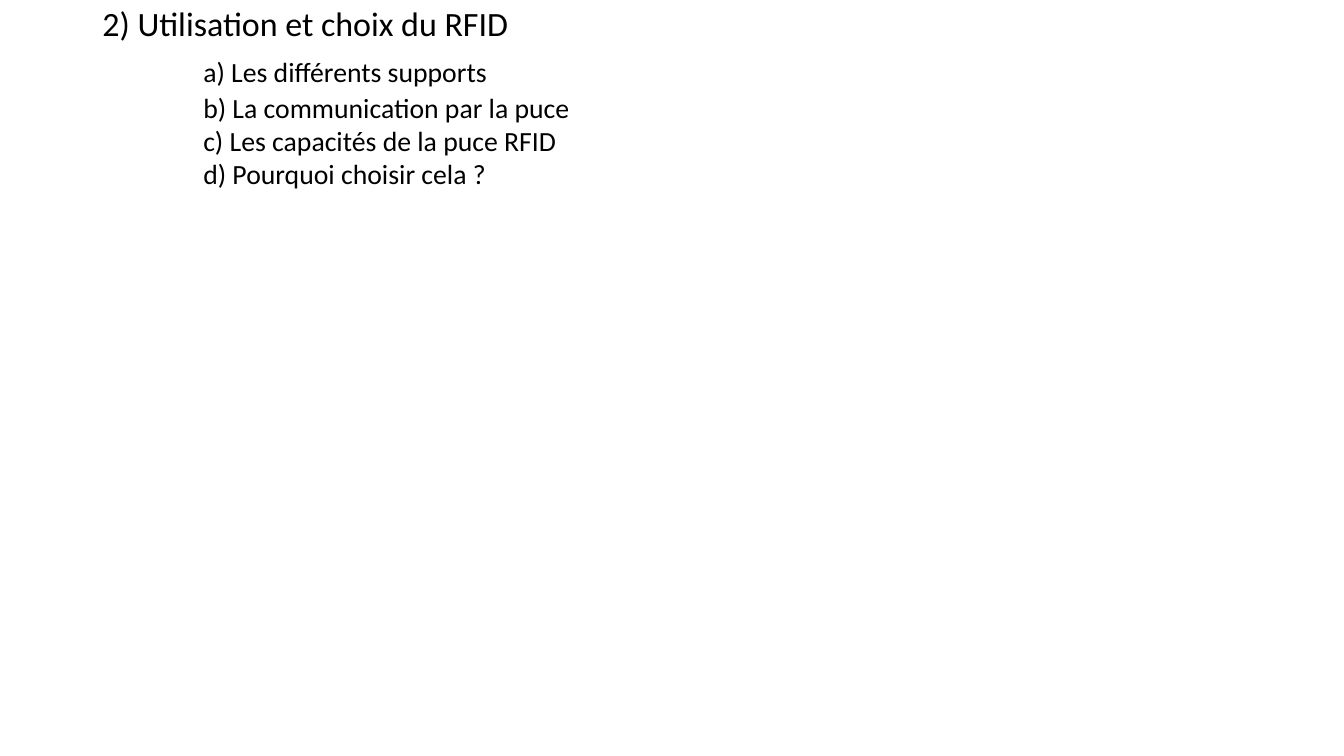
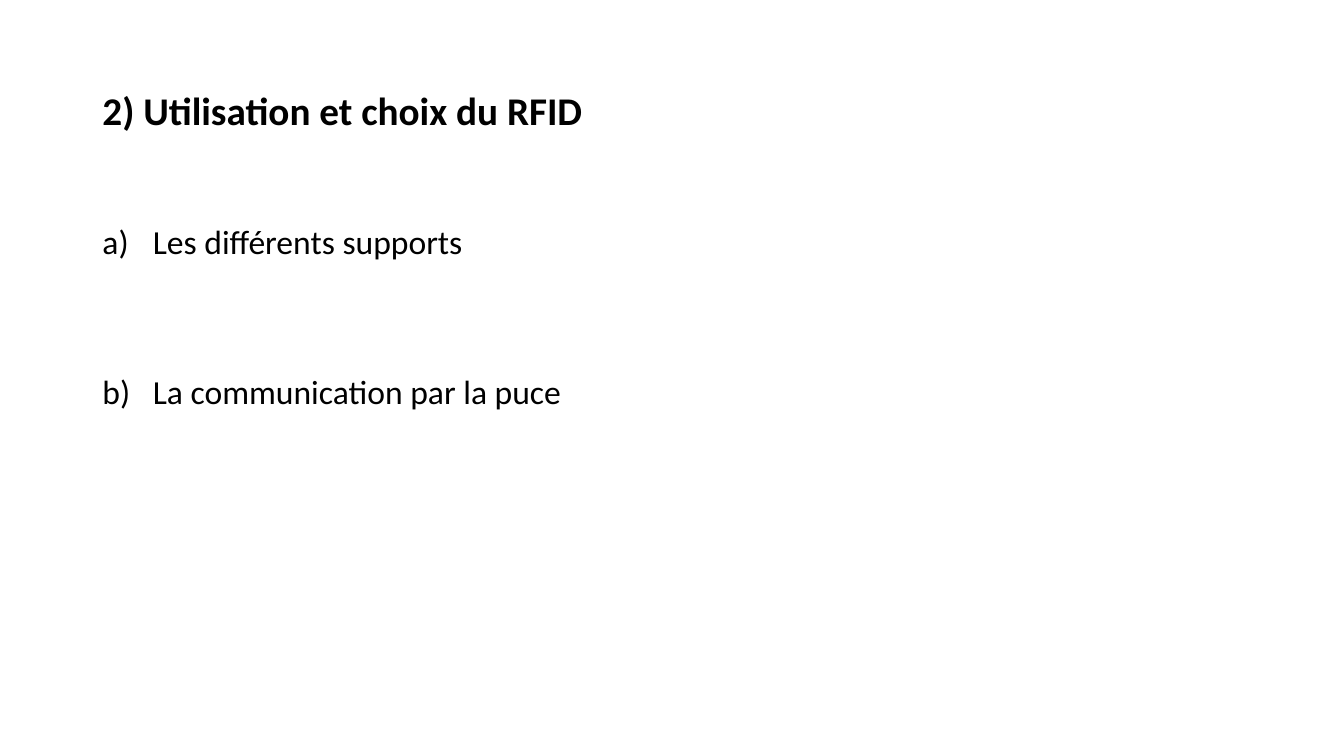
Before and after one commit to Maja2308/Projet_Cross, a slide deck: slide 17 of Diagrammes Communs/Presentation_Revue0.pptx (slide 16 before the commit). Drawn at 1344x756 pixels with LibreOffice and Linux fonts; fonts in the diff are those of the drawing. Boxes give left, top, right and bottom in pixels: in the first picture for what was removed or moved away, otherwise in the second. Text is boxed around its words. In the diff, an @@ line names an element or a change of style, - is before the commit and + after.

```diff
--- a/Diagrammes Communs/Presentation_Revue0.pptx
+++ b/Diagrammes Communs/Presentation_Revue0.pptx
@@ title at bbox=[102, 96, 582, 131]: text changed; size 19.8 to 28 pt; bold on @@
-  2) Utilisation et choix du RFID
-  a) Les différents supports
-  b) La communication par la puce
-  c) Les capacités de la puce RFID
-  d) Pourquoi choisir cela ?
+  2) Utilisation et choix du RFID
@@ text added at bbox=[153, 230, 561, 410], 24 pt, text #000000 @@
+a) Les différents supports
+b) La communication par la puce
```
Also in this commit, not shown: 1 other slide changed, 3 slides added, 1 other file.
